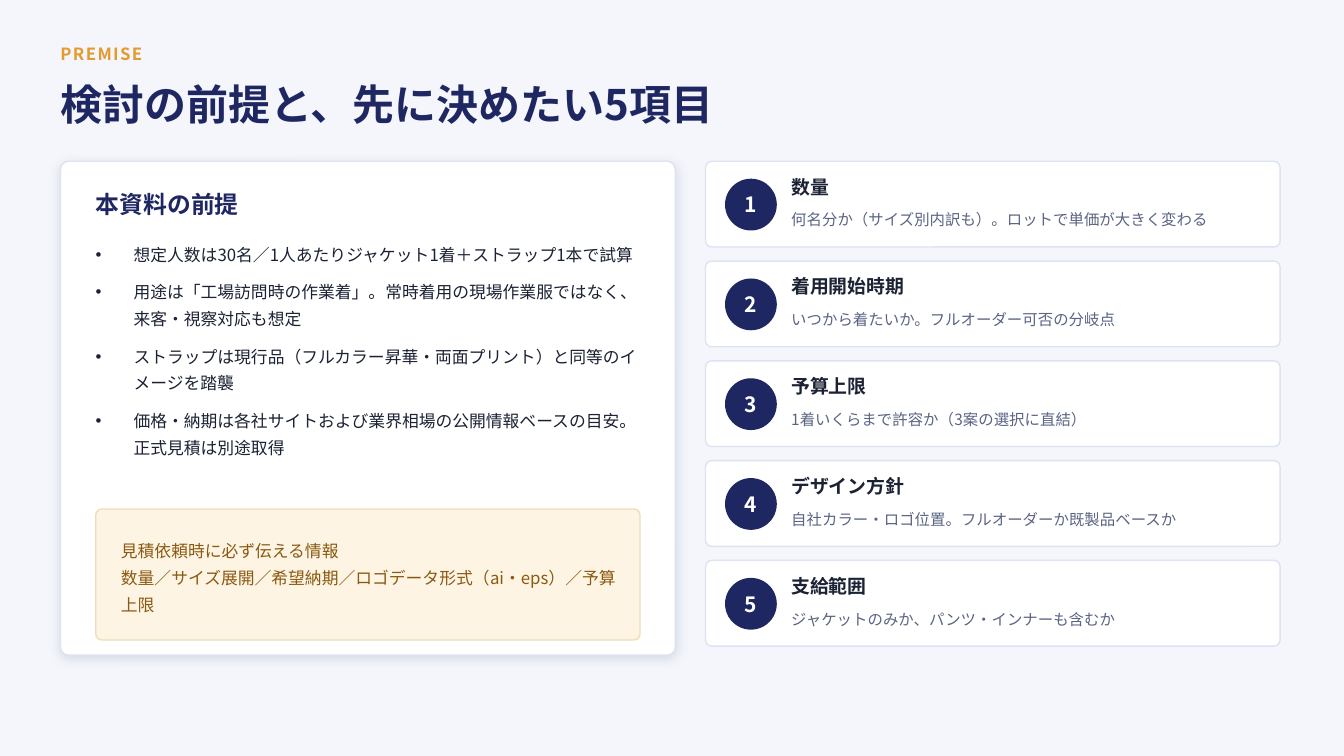
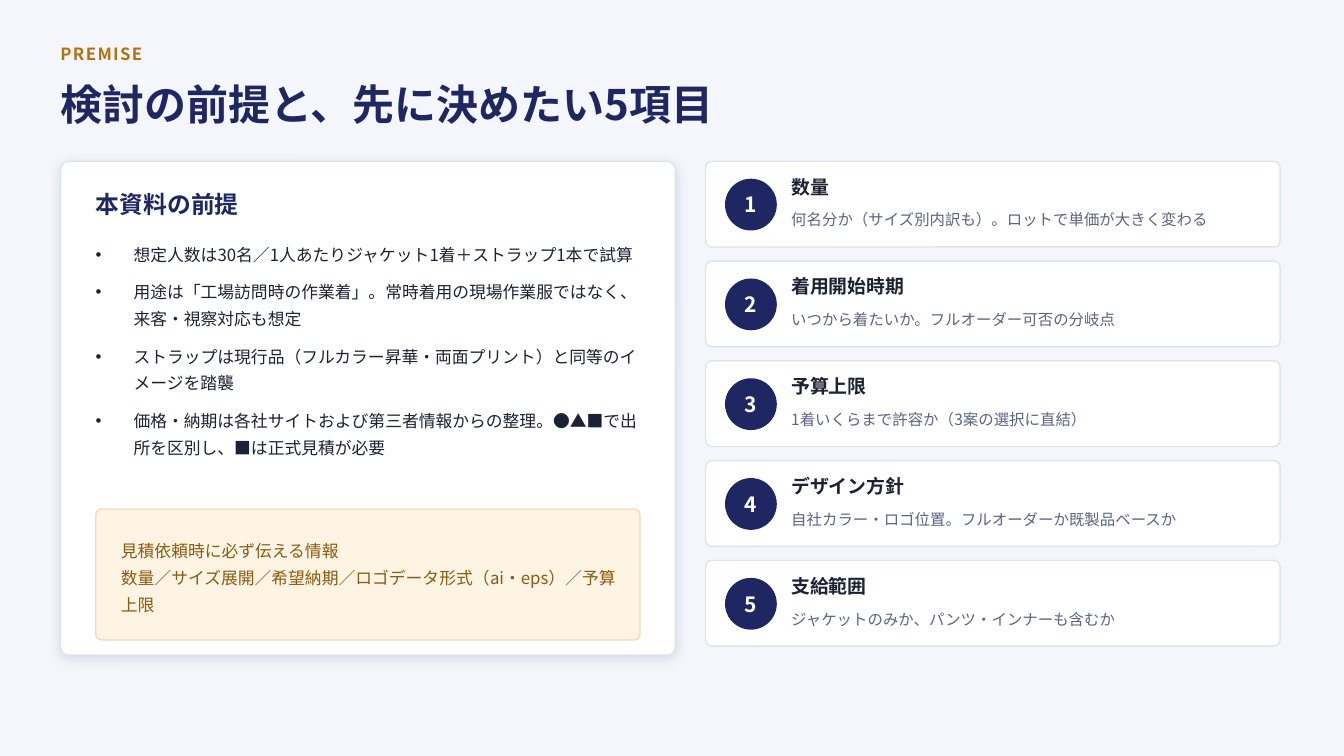
Before and after one commit to sou16hattori-rgb/claudecode_test, a slide deck: slide 3 of docs/工場ユニフォーム検討資料.pptx. Drawn at 1344x756 pixels with LibreOffice and Linux fonts; fonts in the diff are those of the drawing. Boxes give left, top, right and bottom in pixels: in the first picture for what was removed or moved away, otherwise in the second. Text is boxed around its words. In the diff, an @@ line names an element or a change of style, - is before the commit and + after.

```diff
--- a/docs/工場ユニフォーム検討資料.pptx
+++ b/docs/工場ユニフォーム検討資料.pptx
@@ text "PREMISE" at (x1=60, y1=47, x2=142, y2=61): text colour #E39B2E to #B0730F @@
@@ text at (x1=134, y1=413, x2=637, y2=456): text changed @@
-• 価格・納期は各社サイトおよび業界相場の公開情報ベースの目安。正式見積は別途取得
+• 価格・納期は各社サイトおよび第三者情報からの整理。●▲■で出所を区別し、■は正式見積が必要
```
Also in this commit, not shown: 11 other slides changed, 1 slide removed, 2 other files.
